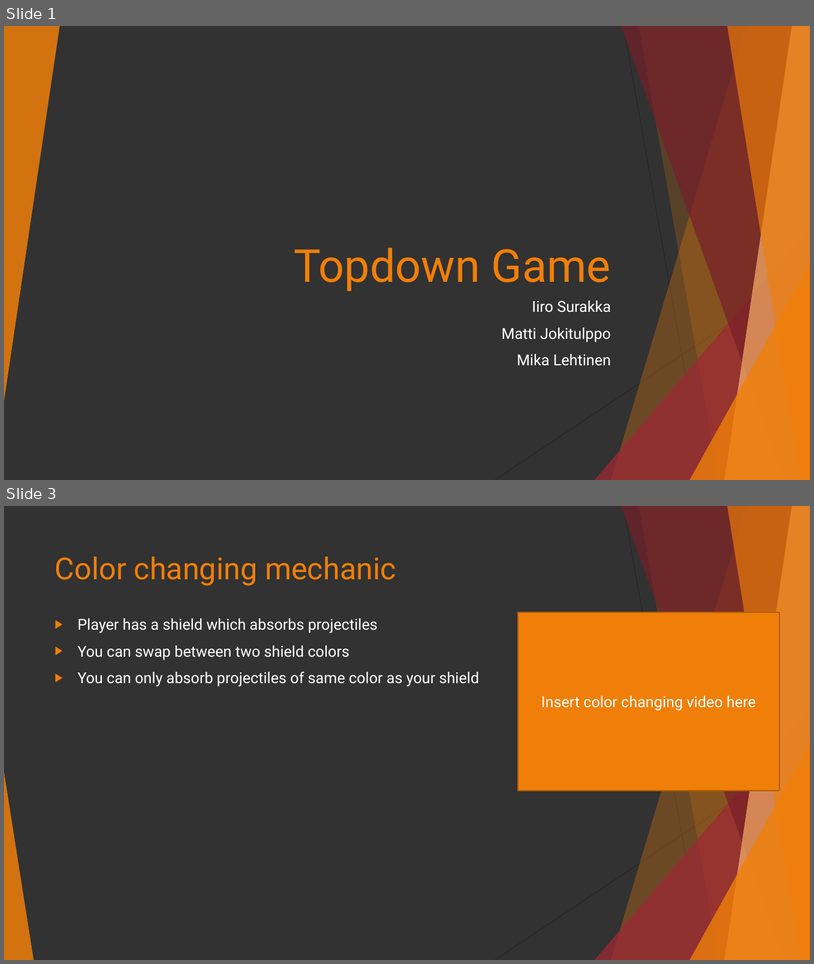
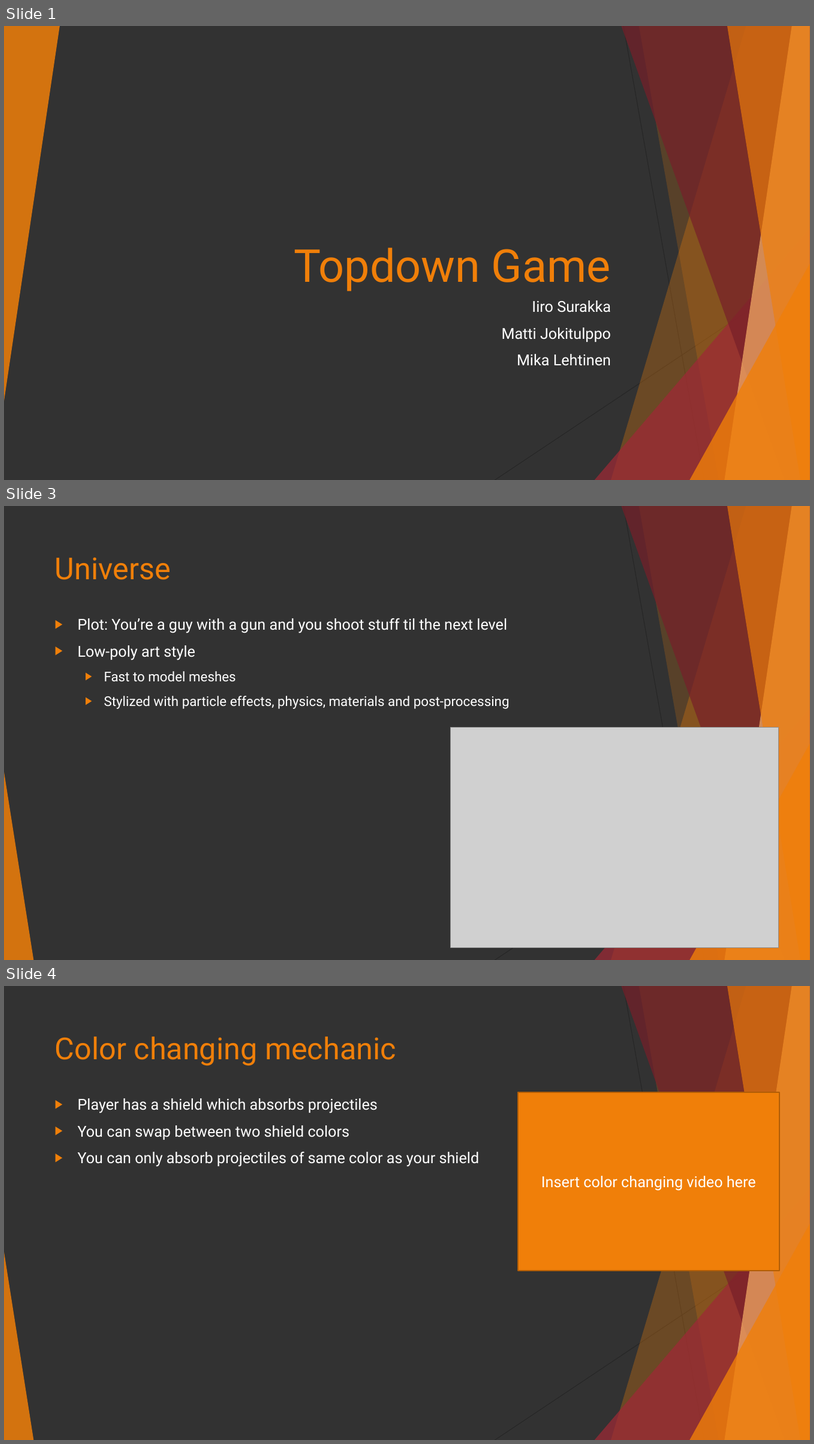
Before and after one commit to isurakka/game-programming-project, a slide deck: TopdownGame.pptx. Shown one above the other, each under a label of ours: slides 1 and 3 before the commit, slides 1, 3 and 4 after it; the slides between them are not shown. The pictures are 814x964 and 814x1444 pixels, drawn with LibreOffice and Linux fonts; fonts in the diff are those of the drawing; grey boxes stand for pictures. Boxes give left, top, right and bottom in pixels: in the first picture for what was removed or moved away, otherwise in the second. Text is boxed around its words. In the diff, an @@ line names an element or a change of style, - is before the commit and + after.

```diff
--- a/TopdownGame.pptx
+++ b/TopdownGame.pptx
@@ slide 3 added at (x1=4, y1=506, x2=810, y2=960), background #323232; not listed: 10 template elements that a slide beside it also shows @@
@@ title added at (x1=55, y1=557, x2=171, y2=580), 36 pt, text #F07F09 @@
+Universe
@@ text added at (x1=78, y1=618, x2=510, y2=709), 16 pt, text #FFFFFF @@
+▶ Plot: You’re a guy with a gun and you shoot stuff til the next level
+▶ Low-poly art style
+  ▶ Fast to model meshes
+  ▶ Stylized with particle effects, physics, materials and post-processing
@@ picture added at (x1=451, y1=727, x2=780, y2=947) @@
@@ what was slide 3 is now slide 4 @@
```
Also in this commit, not shown: 5 slides changed, 2 other slides added.
